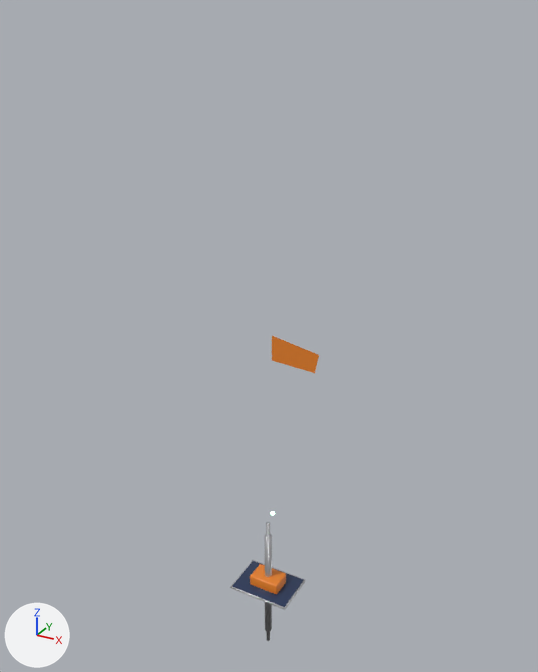
An edit to the glTF model island/assets/props/antenna.glb, drawn before and after from the same camera.
The view is the same before and after, from a 50 mm camera at (2.39, -4.33, 4.46) aimed at (-0.04, 0.08, 2.25). The lights are fixed; the arrows at lower left show +X, +Y and +Z. The first picture is the older version. Vertices at exactly the same position are counted once.

Names of what the first picture shows: 'antenna'.
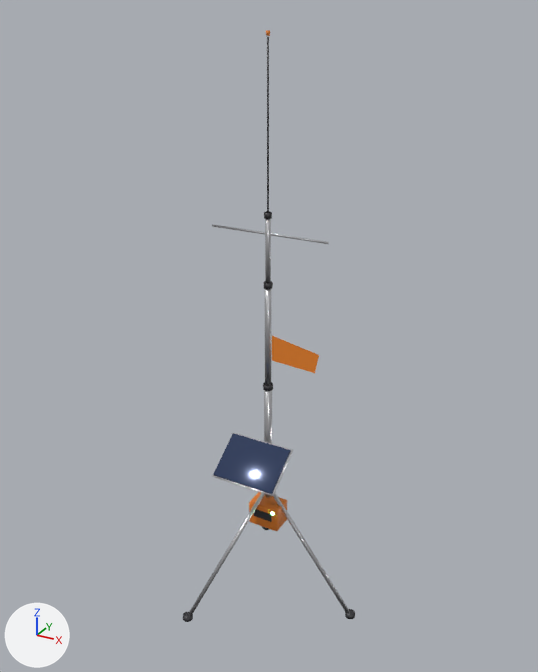
Pixel boxes [x1, y1, x2, y2] of what changed, in the pictures (538 x 672 px; the box of a moved part takes in the faces that stretch with it):
'antenna', reshaped, moved, rescaled (92% wider, 94% taller): before [230, 336, 319, 641]; after [183, 30, 355, 622]
part 1 of me_leg0, moved or reshaped (not visible before): after [273, 493, 350, 613]
part 2 of me_leg0, moved or reshaped: before [266, 522, 270, 641]; after [188, 493, 265, 616]
part 3 of me_leg0, moved or reshaped (not visible before): after [265, 289, 271, 385]
part 4 of me_leg0, added: after [265, 212, 271, 283]
part 5 of me_leg0, added: after [212, 224, 329, 244]
part 6 of me_leg0, moved or reshaped: before [230, 560, 306, 610]; after [212, 432, 293, 496]
part 7 of me_leg0, moved or reshaped (not visible before): after [345, 609, 355, 619]
part 8 of me_leg0, moved or reshaped (not visible before): after [183, 612, 193, 622]
part 9 of me_leg0, added: after [263, 382, 273, 391]
part 10 of me_leg0, added: after [264, 281, 273, 289]
part 11 of me_leg0, added: after [264, 211, 272, 219]
part 12 of me_leg0, added: after [267, 37, 269, 212]
part 13 of me_leg0, added: after [254, 509, 272, 522]
part 14 of me_leg0, moved or reshaped: before [250, 564, 286, 594]; after [249, 492, 287, 531]
part 15 of me_leg0, moved or reshaped: before [232, 561, 304, 607]; after [213, 433, 291, 494]
part 16 of me_leg0, reshaped: before [265, 534, 272, 631]; after [264, 336, 319, 498]

The change in detail:
me_leg0 is used by ob_antenna; location (0.07, 0.0, 0.838); scale (1.46, 1.46, 1.46).
me_leg0 had 846 vertices, 1622 faces and spanned x -0.23..0.23, y -0.13..0.13, z -1.0..1.0.
me_leg0 now has 942 vertices, 1798 faces and spans x -0.29..0.29, y -0.32..0.32, z -1.0..1.0.
me_leg0 part 1: the loose piece of 16 vertices spanning x -0.05..-0.04, y -0.01..0.01, z -0.88..-0.26 is turned -36.9 degrees about the y axis through its middle and scaled by 0.935, then moved by (0.14, 0.0, -0.19).
me_leg0 part 2: the loose piece of 16 vertices spanning x -0.06..-0.04, y -0.01..0.01, z -1.0..-0.15 is multiplied about its middle by the matrix ((0.639, -0.058, 0.202), (-0.059, 0.572, 0.35), (-0.201, -0.35, 0.538)), then moved by (-0.12, -0.15, -0.19).
me_leg0 part 3: the loose piece of 32 vertices spanning x -0.06..-0.04, y -0.01..0.01, z -0.76..-0.38 is moved by (-0.03, 0.0, 0.62).
me_leg0 part 4: a new loose piece, a 16-sided cylinder along z spanning x -0.087..-0.07, y -0.008..0.008, z 0.224..0.477, in mat_ant_alu (light grey #cbcbce).
me_leg0 part 5: a new loose piece, an 8-sided cylinder along x spanning x -0.2854..0.1289, y -0.0037..0.0037, z 0.4048..0.4122, in mat_ant_alu (light grey #cbcbce).
me_leg0 part 6: the loose piece of 56 vertices spanning x -0.23..0.13, y -0.13..0.13, z -0.58..-0.57 is turned 35 degrees about the x axis through its middle and scaled by 0.673, then moved by (-0.03, -0.11, 0.2).
me_leg0 part 7: the loose piece of 32 vertices spanning x -0.07..-0.03, y -0.02..0.02, z -0.59..-0.56 is moved by (0.31, 0.0, -0.42).
me_leg0 part 8: the loose piece of 32 vertices spanning x -0.07..-0.03, y -0.02..0.02, z -0.59..-0.56 is moved by (-0.2, -0.3, -0.42).
me_leg0 part 9: a new loose piece, a 16-sided cylinder along z spanning x -0.096..-0.061, y -0.017..0.017, z -0.139..-0.121, in mat_ant_dark (dark grey #303035).
me_leg0 part 10: a new loose piece, a 16-sided cylinder along z spanning x -0.093..-0.063, y -0.015..0.015, z 0.229..0.247, in mat_ant_dark (dark grey #303035).
me_leg0 part 11: a new loose piece, a 16-sided cylinder along z spanning x -0.09..-0.066, y -0.012..0.012, z 0.459..0.477, in mat_ant_dark (dark grey #303035).
me_leg0 part 12: a new loose piece, an 8-sided cylinder along z spanning x -0.0811..-0.0754, y -0.0028..0.0028, z 0.4775..0.9839, in mat_ant_dark (dark grey #303035).
me_leg0 part 13: a new loose piece, a box spanning x -0.1151..-0.0414, y -0.0435..-0.0411, z -0.6572..-0.625, in mat_ant_dark (dark grey #303035).
me_leg0 part 14: the loose piece of 56 vertices spanning x -0.14..0.04, y -0.06..0.06, z -0.64..-0.5 is scaled about its middle by 0.673, then moved by (-0.03, 0.0, -0.08).
me_leg0 part 15: the loose piece of 56 vertices spanning x -0.22..0.12, y -0.12..0.12, z -0.58..-0.56 is turned 35 degrees about the x axis through its middle and scaled by 0.673, then moved by (-0.03, -0.12, 0.2).
me_leg0 part 16: 2 vertices moved within x -0.07..-0.06, y -0.01..0.0, z -0.58; 133 vertices removed from x -0.1..0.01, y -0.03..0.03, z -0.91..-0.23; 33 vertices added at x -0.09..0.11, y -0.01..0.01, z -0.58..0.06.
Other edits to the shape of me_leg0 do not show in these pictures.
Object 'antenna' (ob_antenna) moves from (0.07, 0.0, 0.838) to (0.17, 0.0, 2.163).
Object 'antenna' (ob_antenna) is rescaled from (1.46, 1.46, 1.46) to (2.17, 2.17, 2.17).
